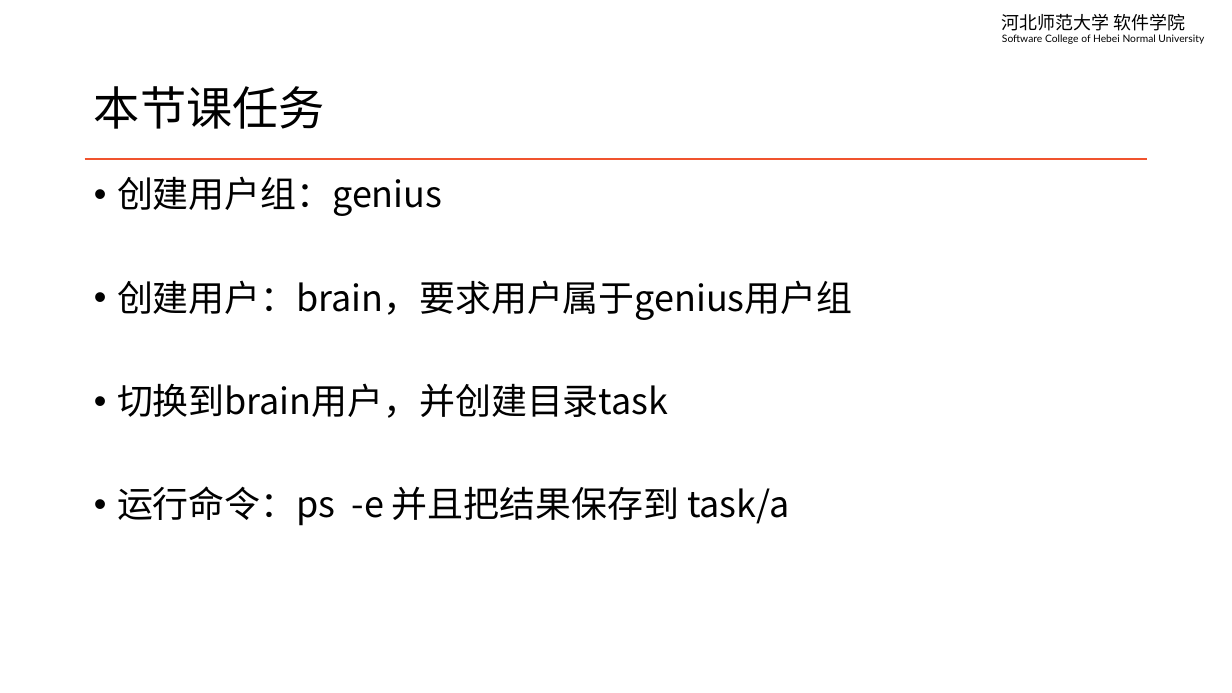
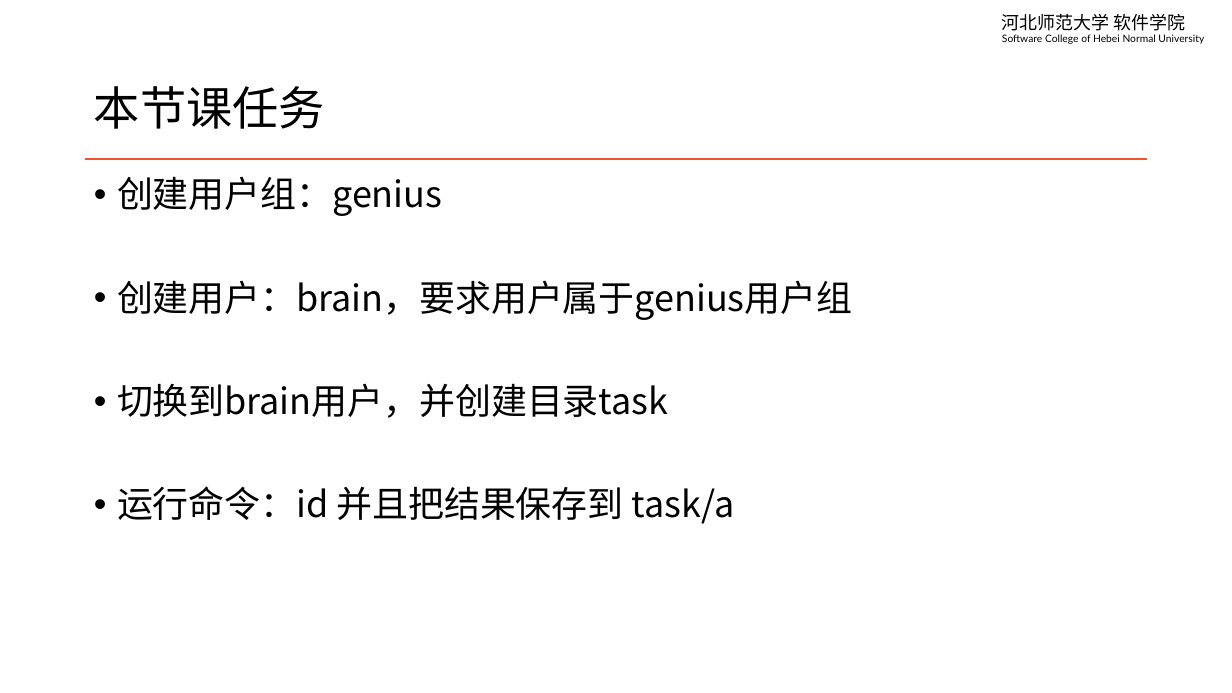
Before and after one commit to edu2act/course-linux-system, a slide deck: slide 16 of materials/slides/ch05-user-managment.pptx (slide 15 before the commit). Drawn at 1232x693 pixels with LibreOffice and Linux fonts; fonts in the diff are those of the drawing. Boxes give left, top, right and bottom in pixels: in the first picture for what was removed or moved away, otherwise in the second. Text is boxed around its words. In the diff, an @@ line names an element or a change of style, - is before the commit and + after.

```diff
--- a/materials/slides/ch05-user-managment.pptx
+++ b/materials/slides/ch05-user-managment.pptx
@@ text at <box>117,486,735,524</box>: text changed @@
-• 运行命令：ps -e 并且把结果保存到 task/a
+• 运行命令：id 并且把结果保存到 task/a
```
Also in this commit, not shown: 3 other slides changed, 1 slide added, 1 other file.
